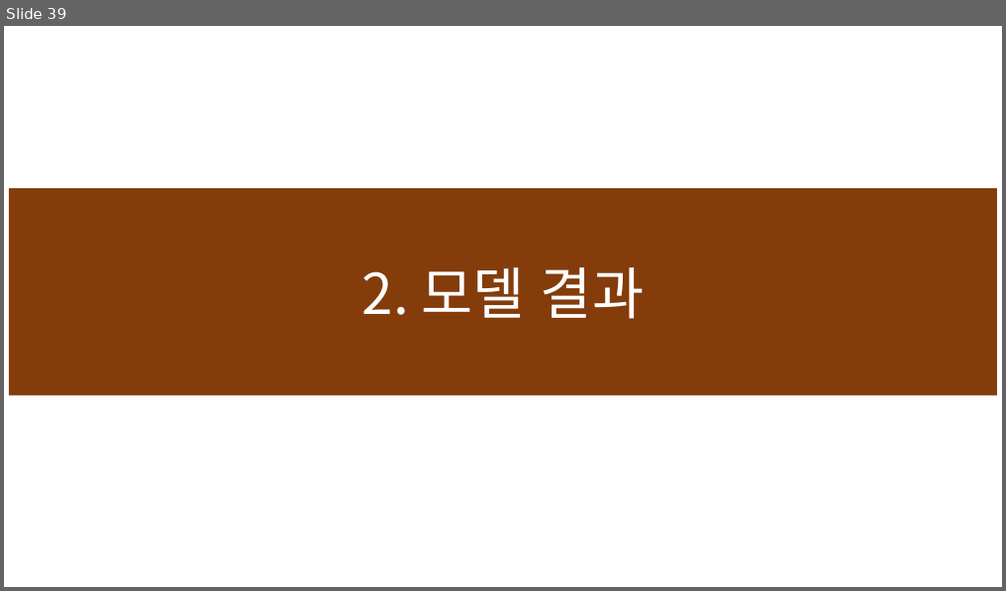
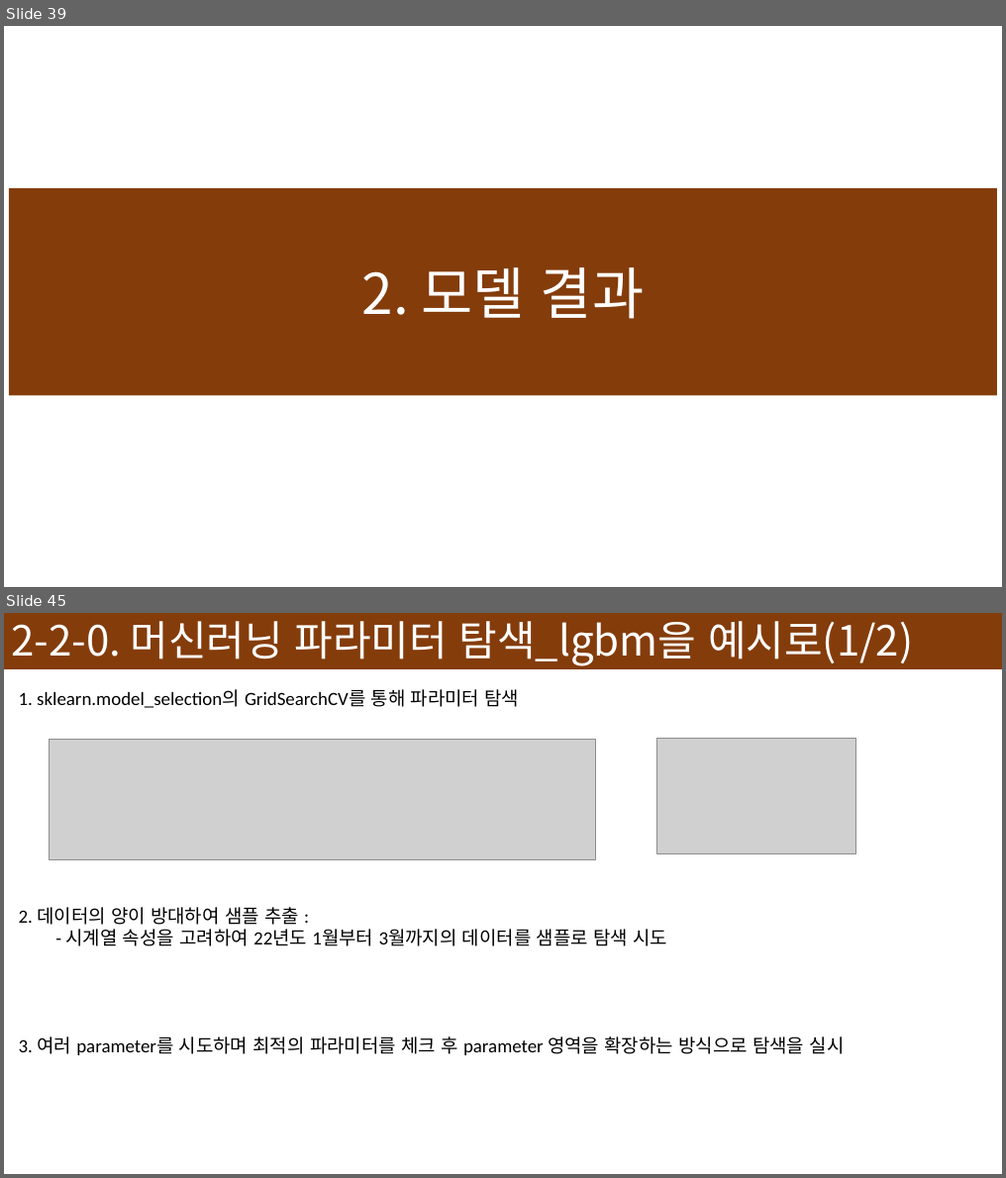
Before and after one commit to devna0111/FlowCast, a slide deck: presentation/Model 설명서.pptx. Shown one above the other, each under a label of ours: slide 39 before the commit, slides 39 and 45 after it; the slides between them are not shown. The pictures are 1006x591 and 1006x1178 pixels, drawn with LibreOffice and Linux fonts; fonts in the diff are those of the drawing; grey boxes stand for pictures. Boxes give left, top, right and bottom in pixels: in the first picture for what was removed or moved away, otherwise in the second. Text is boxed around its words. In the diff, an @@ line names an element or a change of style, - is before the commit and + after.

```diff
--- a/presentation/Model 설명서.pptx
+++ b/presentation/Model 설명서.pptx
@@ slide 45 added at [4,613,1002,1174], background #FFFFFF @@
@@ rectangle added at [4,613,1002,669], fill #843C0B, 40 pt, text #FFFFFF @@
+2-2-0. 머신러닝 파라미터 탐색_lgbm을 예시로(1/2)
@@ text added at [19,689,520,708], 18 pt, text #000000 @@
+1. sklearn.model_selection의 GridSearchCV를 통해 파라미터 탐색
@@ picture added at [49,740,596,861] @@
@@ picture added at [657,738,856,854] @@
@@ text added at [19,907,667,947], 18 pt, text #000000 @@
+2. 데이터의 양이 방대하여 샘플 추출 :
+- 시계열 속성을 고려하여 22년도 1월부터 3월까지의 데이터를 샘플로 탐색 시도
@@ text added at [19,1037,845,1056], 18 pt, text #000000 @@
+3. 여러 parameter를 시도하며 최적의 파라미터를 체크 후 parameter 영역을 확장하는 방식으로 탐색을 실시
```
Also in this commit, not shown: 7 slides changed, 11 other slides added, 1 slide removed, 1 other file.
